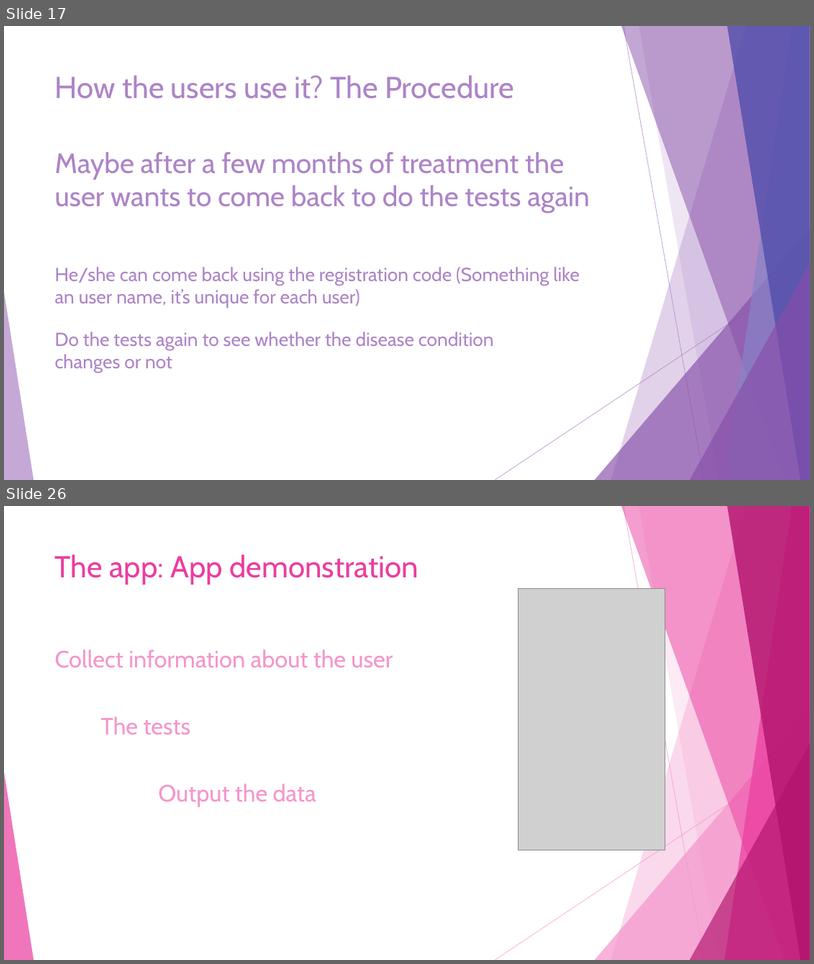
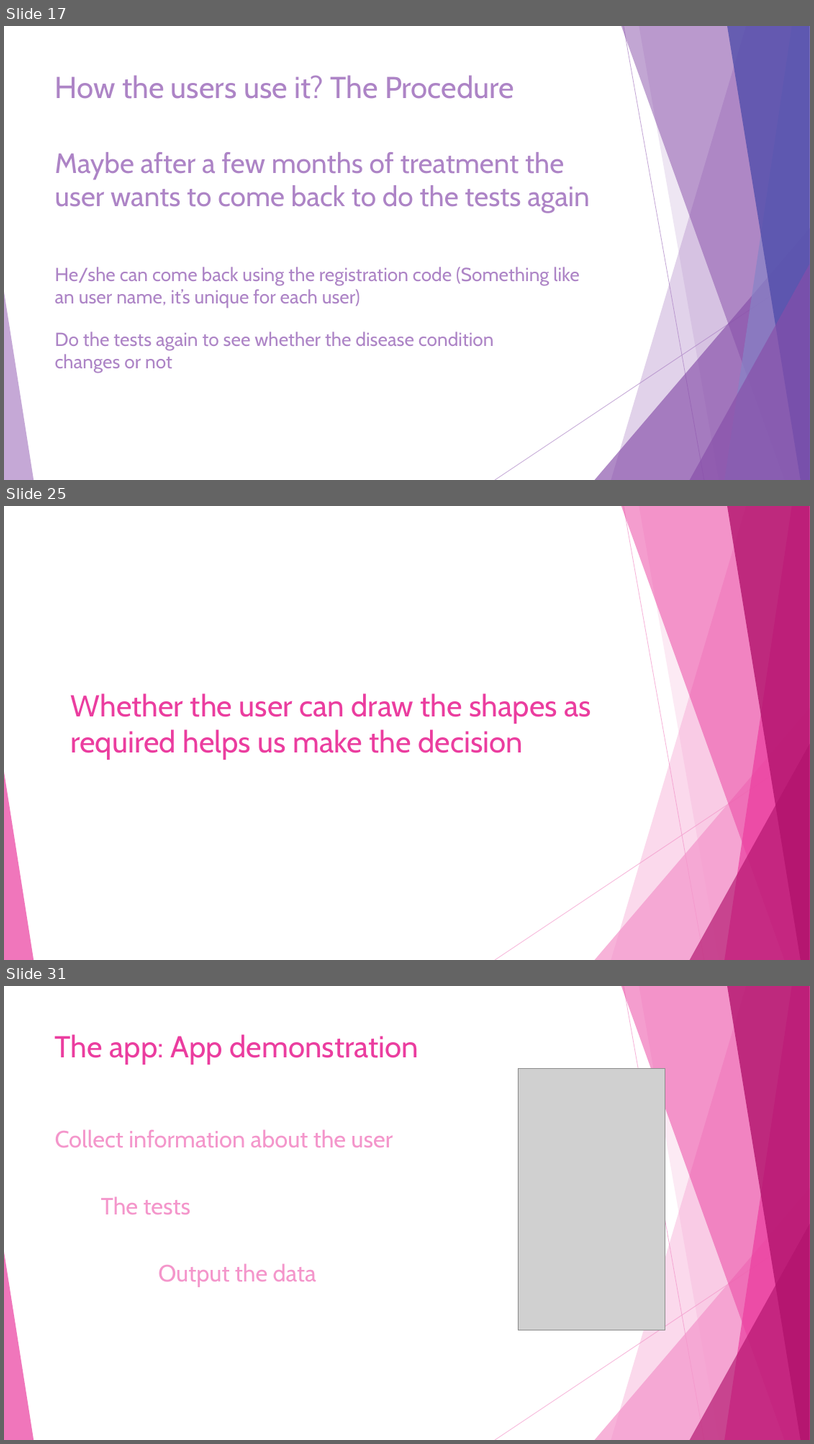
Before and after one commit to JiashuWu/NeuroGraph, a slide deck: Neurograph Project Presentation/Neurograph Presentation Jiashu Wu.pptx. Shown one above the other, each under a label of ours: slides 17 and 26 before the commit, slides 17, 25 and 31 after it; the slides between them are not shown. The pictures are 814x964 and 814x1444 pixels, drawn with LibreOffice and Linux fonts; fonts in the diff are those of the drawing; grey boxes stand for pictures. Boxes give left, top, right and bottom in pixels: in the first picture for what was removed or moved away, otherwise in the second. Text is boxed around its words. In the diff, an @@ line names an element or a change of style, - is before the commit and + after.

```diff
--- a/Neurograph Project Presentation/Neurograph Presentation Jiashu Wu.pptx
+++ b/Neurograph Project Presentation/Neurograph Presentation Jiashu Wu.pptx
@@ slide 25 added at box(4, 506, 810, 960), background #FFFFFF; not listed: 10 template elements that a slide beside it also shows @@
@@ title added at box(70, 693, 592, 759), 36 pt, text #EB3D9F @@
+Whether the user can draw the shapes as required helps us make the decision
@@ what was slide 26 is now slide 31 @@
```
Also in this commit, not shown: 15 slides changed, 4 other slides added, 1 other file.
